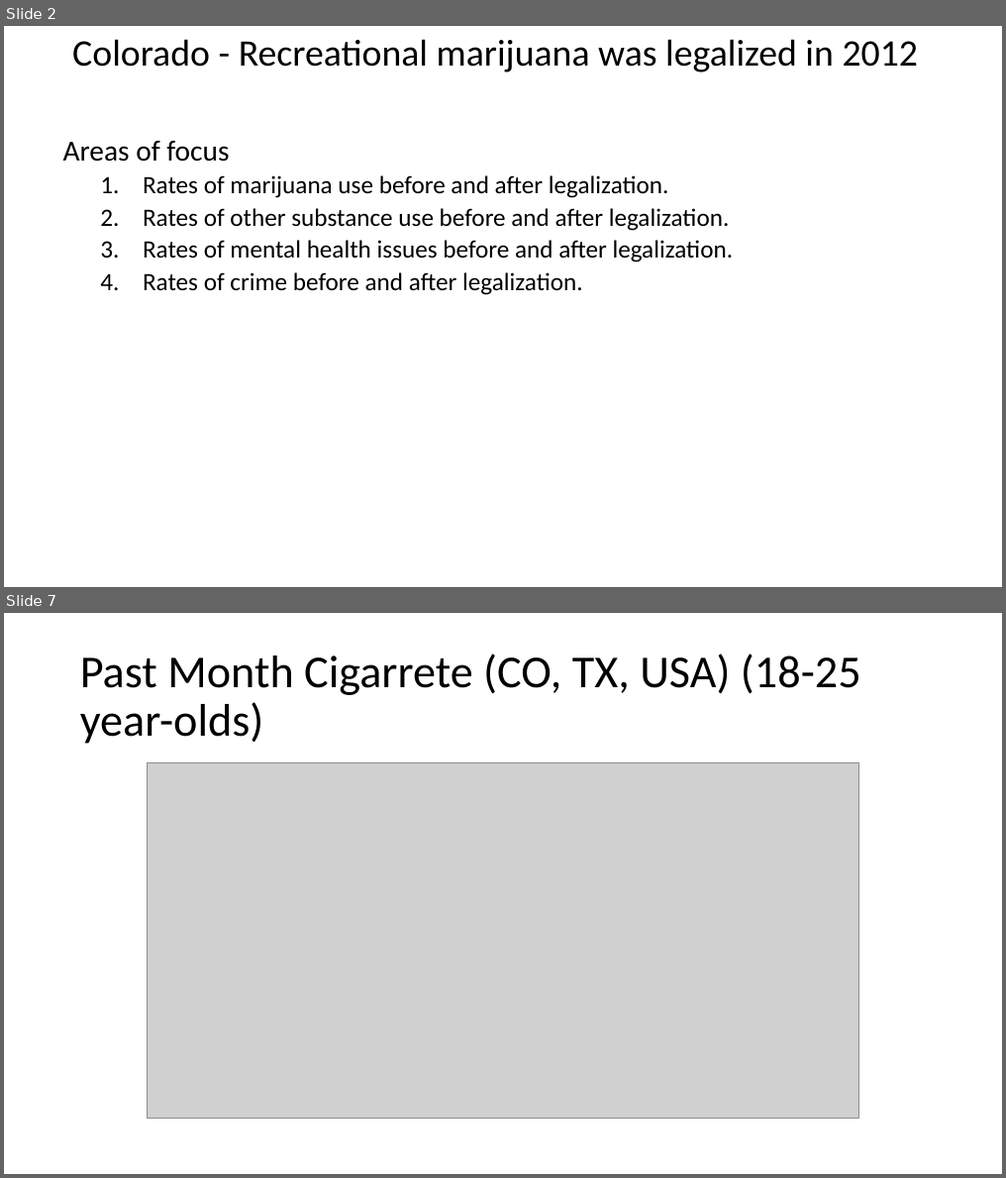
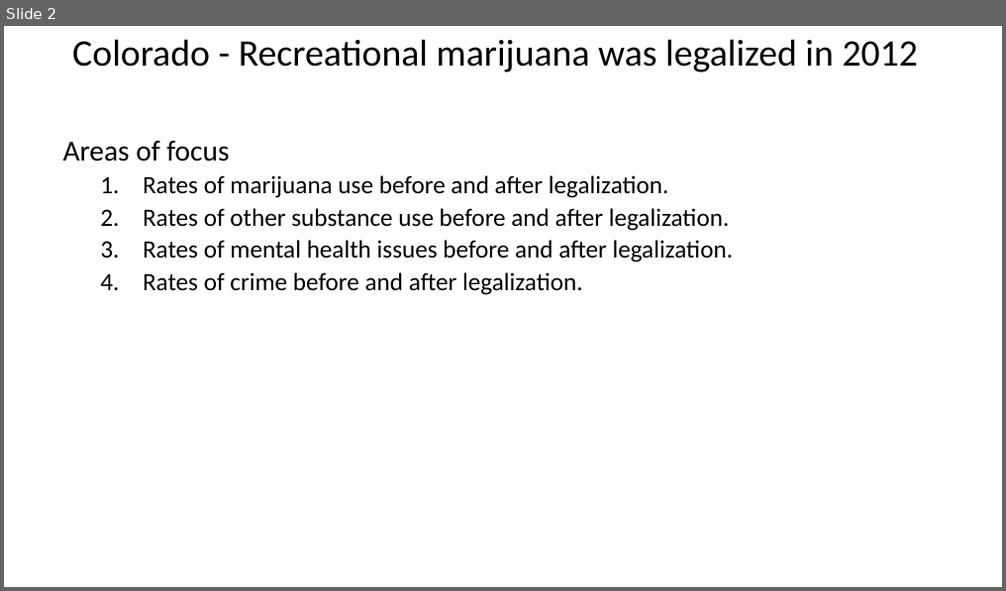
Before and after one commit to zdsteele/Project_1, a slide deck: Outline.pptx. Shown one above the other, each under a label of ours: slides 2 and 7 before the commit, slide 2 after it; the slides between them are not shown. The pictures are 1006x1178 and 1006x591 pixels, drawn with LibreOffice and Linux fonts; fonts in the diff are those of the drawing; grey boxes stand for pictures. Boxes give left, top, right and bottom in pixels: in the first picture for what was removed or moved away, otherwise in the second. Text is boxed around its words. In the diff, an @@ line names an element or a change of style, - is before the commit and + after.

```diff
--- a/Outline.pptx
+++ b/Outline.pptx
@@ slide 7 removed at <box>4,613,1002,1174</box>, background #FFFFFF @@
@@ title removed at <box>80,654,861,744</box> @@
-Past Month Cigarrete (CO, TX, USA) (18-25 year-olds)
@@ picture removed at <box>147,762,859,1119</box> @@
```
Also in this commit, not shown: 9 slides added, 7 other slides removed, 12 other files.
